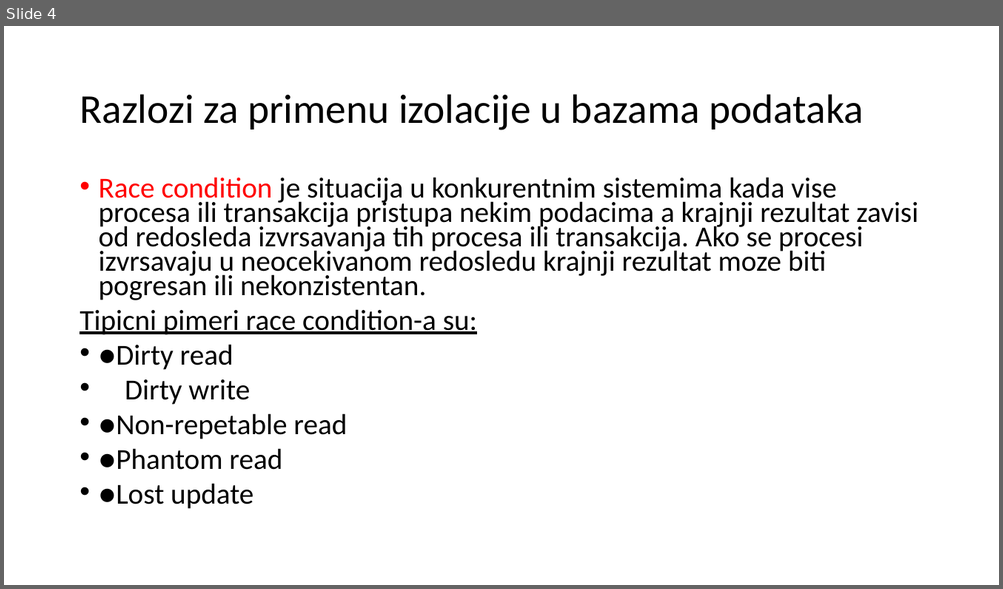
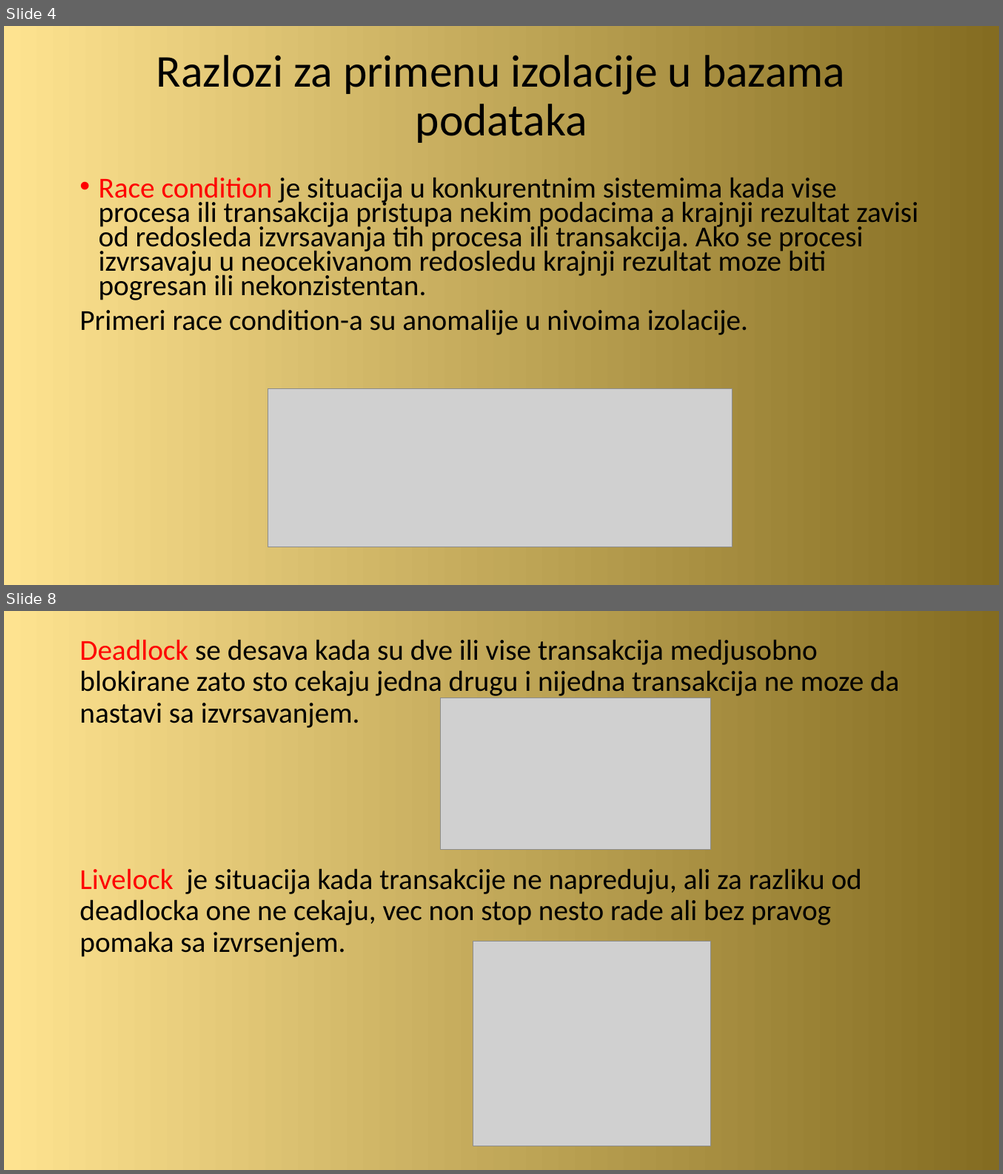
Before and after one commit to zvasiccc/Sistemi-za-upravljanje-bazama-podataka-seminarski-2, a slide deck: Izolacija i konkurentni pristup kod PostgreSQL baze podataka.pptx. Shown one above the other, each under a label of ours: slide 4 before the commit, slides 4 and 8 after it; the slides between them are not shown. The pictures are 1003x589 and 1003x1174 pixels, drawn with LibreOffice and Linux fonts; fonts in the diff are those of the drawing; grey boxes stand for pictures. Boxes give left, top, right and bottom in pixels: in the first picture for what was removed or moved away, otherwise in the second. Text is boxed around its words. In the diff, an @@ line names an element or a change of style, - is before the commit and + after.

```diff
--- a/Izolacija i konkurentni pristup kod PostgreSQL baze podataka.pptx
+++ b/Izolacija i konkurentni pristup kod PostgreSQL baze podataka.pptx
@@ slide 8 added at (4, 611, 999, 1170), background gradient #FEE390 to #846C21 @@
@@ text added at (79, 639, 899, 957), 28 pt, text #000000 @@
+Deadlock se desava kada su dve ili vise transakcija medjusobno blokirane zato sto cekaju jedna drugu i nijedna transakcija ne moze da nastavi sa izvrsavanjem.
+Livelock je situacija kada transakcije ne napreduju, ali za razliku od deadlocka one ne cekaju, vec non stop nesto rade ali bez pravog pomaka sa izvrsenjem.
@@ picture added at (441, 698, 710, 851) @@
@@ picture added at (472, 942, 710, 1147) @@
@@ slide 4 changed as well @@
@@ background #FFFFFF to gradient #FEE390 to #846C21 @@
@@ title "Razlozi za primenu izolacije u ...": place and size @@
-title "Razlozi za primenu izolacije u ..." at (79, 94, 863, 130)
+title "Razlozi za primenu izolacije u ..." at (156, 55, 845, 143)
@@ title "Razlozi za primenu izolacije u ..." at (156, 55, 845, 143): size 39.6 to 44 pt; alignment left to centre @@
@@ text at (79, 309, 748, 335): text changed @@
-Tipicni pimeri race condition-a su:
-• ●Dirty read
-• Dirty write
-• ●Non-repetable read
-• ●Phantom read
-• ●Lost update
+Primeri race condition-a su anomalije u nivoima izolacije.
@@ picture added at (267, 389, 731, 548) @@
```
Also in this commit, not shown: 3 other slides changed, 4 other slides added, 1 slide removed, 1 other file.
